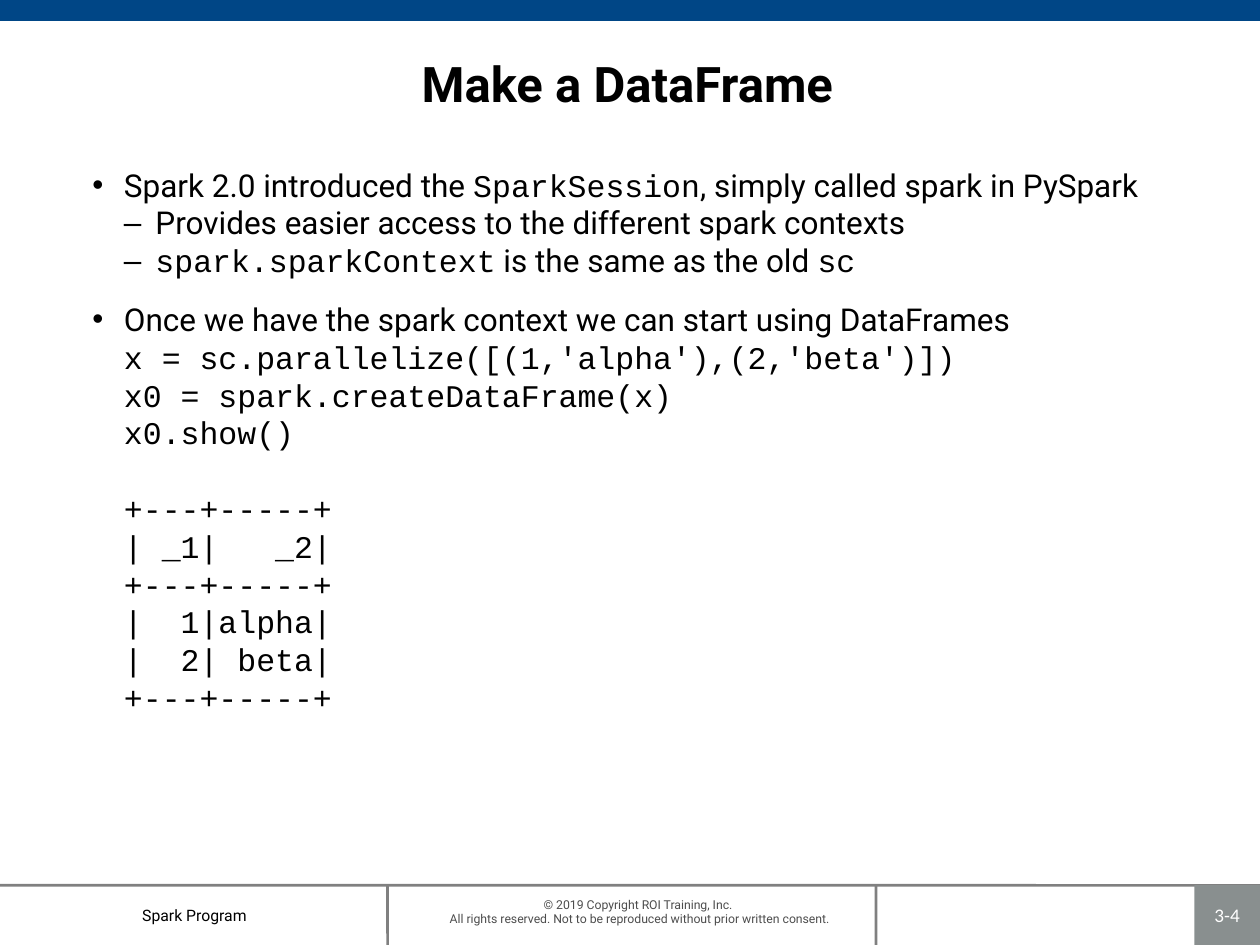
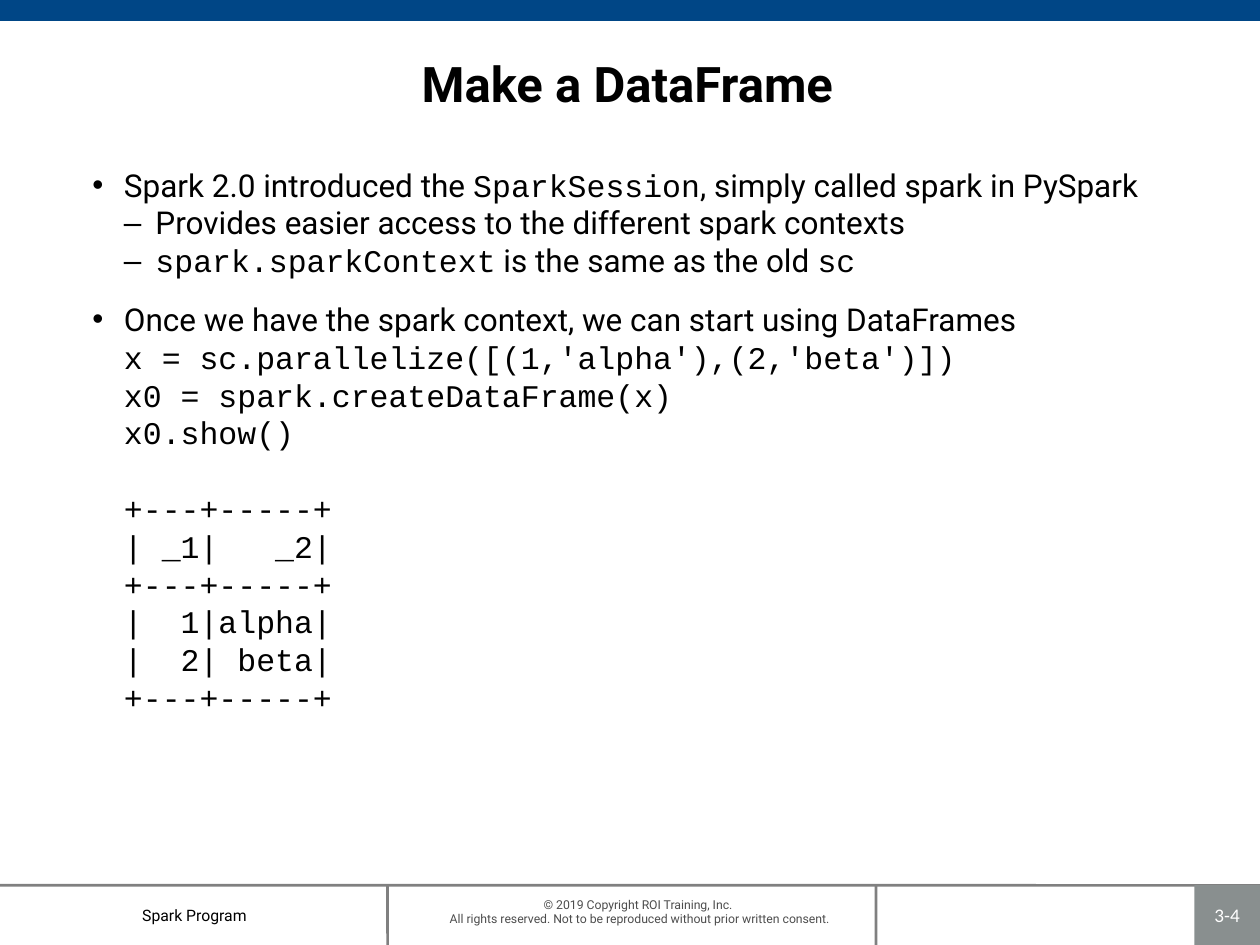
Before and after one commit to roitraining/SparkProgram, a slide deck: slide 4 of Day2/Ch03_DataFrames.pptx. Drawn at 1260x945 pixels with LibreOffice and Linux fonts; fonts in the diff are those of the drawing; background and template pictures are left out. Boxes give left, top, right and bottom in pixels: in the first picture for what was removed or moved away, otherwise in the second. Text is boxed around its words. In the diff, an @@ line names an element or a change of style, - is before the commit and + after.

```diff
--- a/Day2/Ch03_DataFrames.pptx
+++ b/Day2/Ch03_DataFrames.pptx
@@ text at (x1=124, y1=307, x2=1016, y2=678): text changed @@
-• Once we have the spark context we can start using DataFrames
-  x = sc.parallelize([(1,'alpha'),(2,'beta')])
-  x0 = spark.createDataFrame(x)
-  x0.show()
-  +---+-----+
-  | _1| _2|
-  +---+-----+
-  | 1|alpha|
-  | 2| beta|
-  +---+-----+
+• Once we have the spark context, we can start using DataFrames
+  x = sc.parallelize([(1,'alpha'),(2,'beta')])
+  x0 = spark.createDataFrame(x)
+  x0.show()
+  +---+-----+
+  | _1| _2|
+  +---+-----+
+  | 1|alpha|
+  | 2| beta|
+  +---+-----+
```
Also in this commit, not shown: 13 other slides changed, 1 other file.
